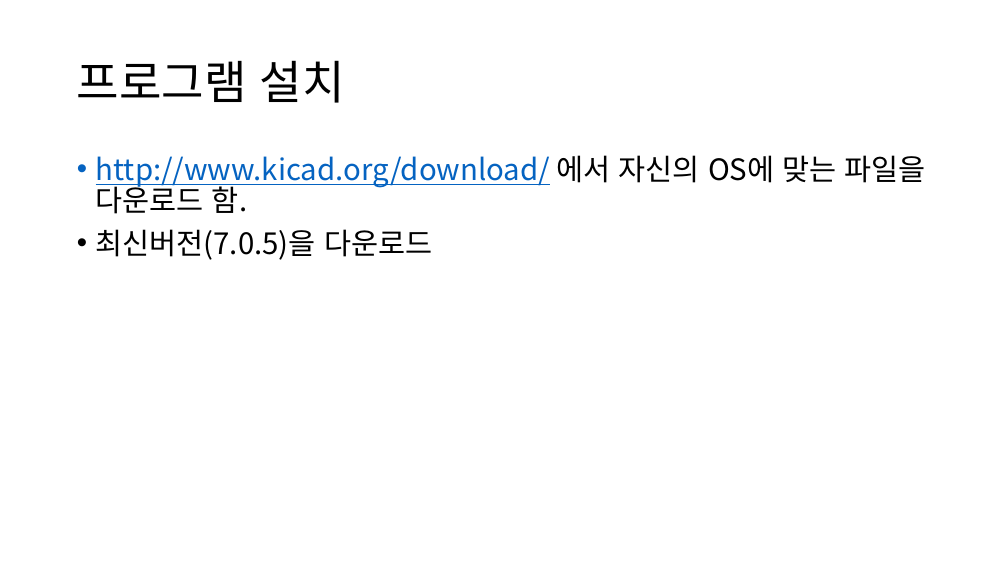
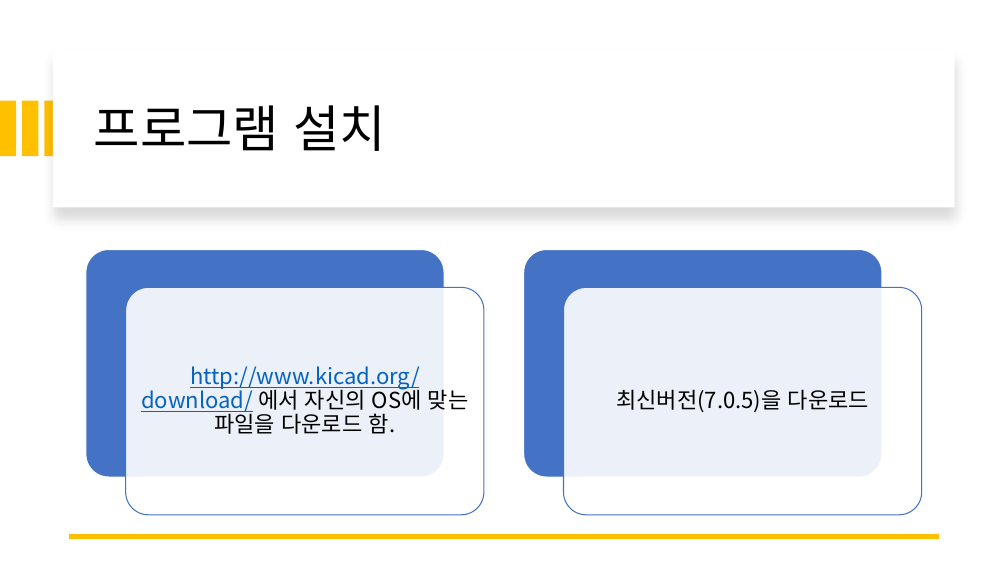
Before and after one commit to yazanamu/ctb-kicad-libraries, a slide deck: slide 2 of KiCAD사용법.pptx. Drawn at 1008x567 pixels with LibreOffice and Linux fonts; fonts in the diff are those of the drawing. Boxes give left, top, right and bottom in pixels: in the first picture for what was removed or moved away, otherwise in the second. Text is boxed around its words. In the diff, an @@ line names an element or a change of style, - is before the commit and + after.

```diff
--- a/KiCAD사용법.pptx
+++ b/KiCAD사용법.pptx
@@ rectangle added at (53,51,955,207), fill #FFFFFF @@
@@ title "프로그램 설치": place and size @@
-title "프로그램 설치" at (77,60,345,103)
+title "프로그램 설치" at (94,105,386,151)
@@ title "프로그램 설치" at (94,105,386,151): size 44 to 48 pt @@
@@ rectangle added at (0,101,16,157), fill #FFC000 @@
@@ rectangle added at (22,101,38,157), fill #FFC000 @@
@@ rectangle added at (45,101,60,157), fill #FFC000 @@
@@ text at (96,229,432,260): paragraph removed @@
-• 최신버전(7.0.5)을 다운로드
@@ text "http://www.kicad.org/download/ 에서 자신의 OS에 맞는 ...": place and size @@
-text "http://www.kicad.org/download/ 에서 자신의 OS에 맞는 ..." at (96,155,926,260)
+text "http://www.kicad.org/download/ 에서 자신의 OS에 맞는 ..." at (141,366,469,434)
@@ text "http://www.kicad.org/download/ 에서 자신의 OS에 맞는 ..." at (141,366,469,434): size 28 to 21 pt; alignment left to centre; bullet • to none; less space between paragraphs; vertical alignment top to middle @@
@@ group added at (86,250,922,515): 4 rounded rectangles, 1 text @@
+최신버전(7.0.5)을 다운로드
@@ line added from (939, 536) to (70, 536), #FFC000 4.5 pt @@
```
Also in this commit, not shown: 5 other slides changed, 2 slides added.
